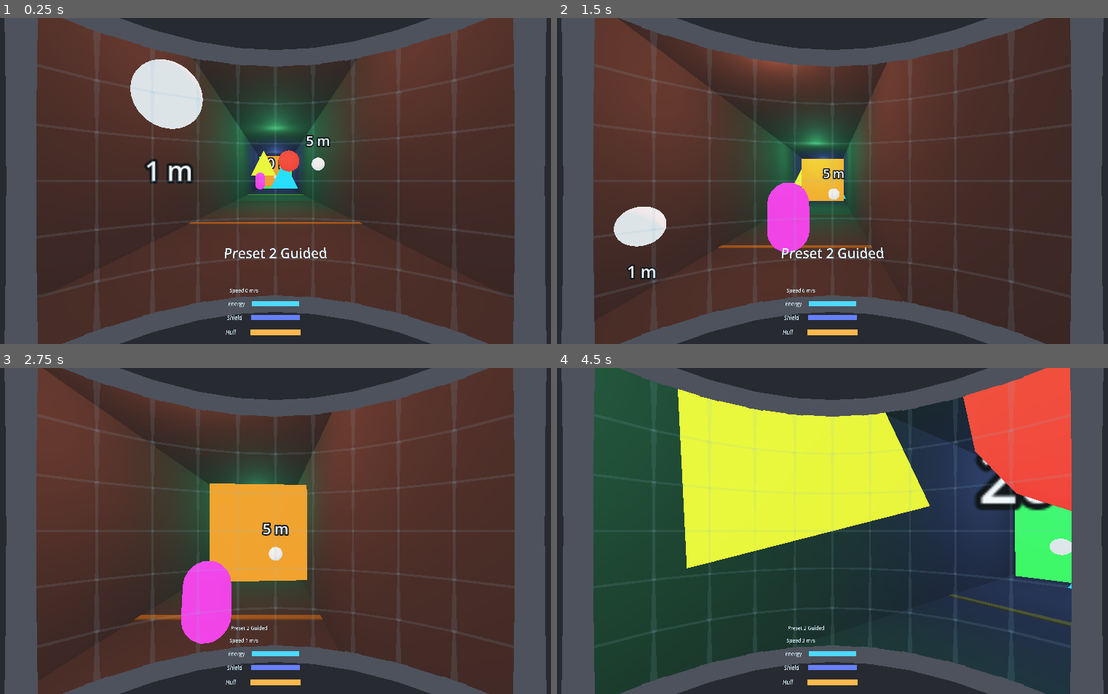
Above: before the commit, frames 1-4 (two rows, left to right).
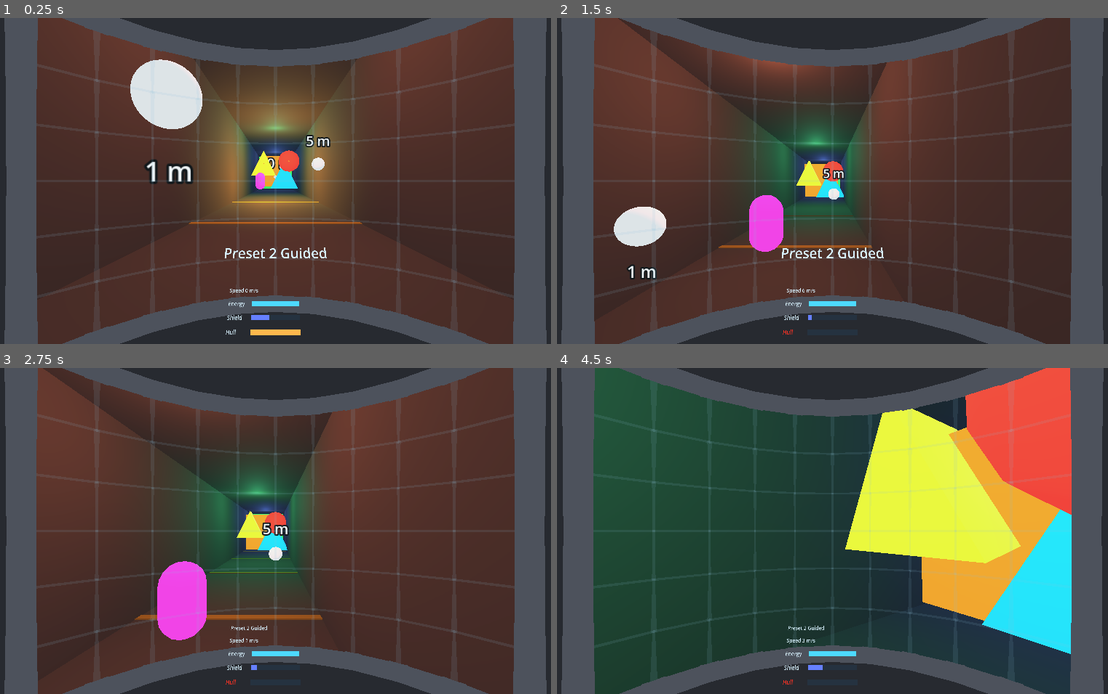
Above: after the commit, the same moments.

Repository: noless-zz/meltdown
Game: Godot game, scene res://main.tscn
Two runs of this game, one before a commit and one after it. Both use one fixed random seed, a clock stepped at 60 frames per second and the inputs below.
Inputs (mouse positions are in pixels of both pictures, inside the frame that each line leads up to):
- Up to frame 1 (0.25 s): no input
- Up to frame 2 (1.5 s): move the mouse to (959, 164) at 0.52 s; hold D 0.53-1.28 s; tap R at 0.6 s; click (959, 164) at 0.67 s; tap Space at 0.77 s; move the mouse to (716, 197) at 1.27 s; hold S from 1.28 s (still down); tap E at 1.35 s
- Up to frame 3 (2.75 s): tap Space at 1.52 s; move the mouse to (336, 459) at 2.02 s; release S at 2.03 s; hold D from 2.03 s (still down); tap Shift at 2.1 s
- Up to frame 4 (4.5 s): move the mouse to (804, 596) at 2.77 s; release D at 2.78 s; hold W 2.78-3.53 s; tap Z at 2.85 s; click (804, 596) at 2.92 s; tap Space at 3.02, 3.77 s; move the mouse to (1008, 579) at 3.52 s; hold Left from 3.53 s (still down); tap Tab at 3.6 s; move the mouse to (656, 482) at 4.27 s; tap F at 4.35 s

The runs differ from the first frame. In frame 1, 9.5% of the frame differs, in the area x 23-64%, y 12-93%; in frame 2, 2.6%; in frame 3, 7.1%; in frame 4, 30%, in the area x 21-94%, y 6-98%.

Commit message:
Arm the main scene's robots with their data-file weapons (#269)
The main scene spawned its robots unarmed, so nothing shot back in the
headset. load_spawns now resolves each robot type's weapon file through
RobotDef.weapon_path() and hands it to the spawn, which already carries it
into Sim.spawn_robot and the replay (#266). A missing or broken weapon file
only disarms the robots that fire it, so one bad file cannot empty a level.

The file reading moves into SpawnLoader to keep local_session.gd under the
300-line limit. The preset-3 shake test disarms the robots because their
hits would restart the shake it waits to settle.

Co-Authored-By: Claude Opus 5.5 <noreply@anthropic.com>
Claude-Session: https://claude.ai/code/session_01Hhhk3zdyL5bH3tDfAE8RCX

Diff:
--- a/game/net/local_session.gd
+++ b/game/net/local_session.gd
@@ -160,28 +160,13 @@
 	return tuning
 
 
-## Reads a level's robot spawn file and the robot types it names from
-## `robot_dir`. Returns an empty list, after printing why, when any of them is
-## missing or rejected: a level with some robots silently missing would hide
-## which file broke.
-static func load_spawns(path: String, robot_dir: String = ROBOT_DIR) -> Array[RobotSpawn]:
-	var none: Array[RobotSpawn] = []
-	if not FileAccess.file_exists(path):
-		print("Meltdown: robot spawns %s rejected (file not found); no robots" % path)
-		return none
-	var list: RobotSpawnList = RobotSpawnList.parse_json(FileAccess.get_file_as_string(path))
-	var problem: String = list.error
-	if problem == "":
-		var texts: Dictionary = {}
-		for id: String in list.ids():
-			var robot_path: String = robot_dir.path_join(id + ".json")
-			if FileAccess.file_exists(robot_path):
-				texts[id] = FileAccess.get_file_as_string(robot_path)
-		problem = list.resolve(texts)
-	if problem != "":
-		print("Meltdown: robot spawns %s rejected (%s); no robots" % [path, problem])
-		return none
-	return list.spawns
+## Reads a level's robot spawn file, the robot types it names from
+## `robot_dir` and each type's weapon from `weapon_dir`; see
+## `SpawnLoader.load_spawns`. The robots are spawned armed, so the main scene's
+## robots shoot back (CMB-2, #269).
+static func load_spawns(path: String, robot_dir: String = ROBOT_DIR,
+		weapon_dir: String = WEAPON_DIR) -> Array[RobotSpawn]:
+	return SpawnLoader.load_spawns(path, robot_dir, weapon_dir)
 
 
 ## The `SimEvent`s of every tick run by the latest `advance`, in order; empty
--- /dev/null
+++ b/game/net/spawn_loader.gd
@@ -0,0 +1,60 @@
+class_name SpawnLoader
+extends RefCounted
+
+## Reads a level's robot spawn file, the robot types it names and the weapon
+## each type fires, for `LocalSession.load_spawns`. Core opens no files
+## (ARC-1), so the reading happens here and core gets resolved definitions.
+## Kept out of `local_session.gd` so that file stays under its size limit.
+
+
+## The spawns in the file at `path`, with their types read from `robot_dir`
+## and their weapons from `weapon_dir`. Returns an empty list, after printing
+## why, when the spawn file or any robot type is missing or rejected: a level
+## with some robots silently missing would hide which file broke. A missing or
+## rejected weapon file only disarms the robots that fire it, after printing
+## why, since the level still makes sense with an unarmed robot (CMB-3, #269).
+static func load_spawns(path: String, robot_dir: String, weapon_dir: String) -> Array[RobotSpawn]:
+	var none: Array[RobotSpawn] = []
+	if not FileAccess.file_exists(path):
+		print("Meltdown: robot spawns %s rejected (file not found); no robots" % path)
+		return none
+	var list: RobotSpawnList = RobotSpawnList.parse_json(FileAccess.get_file_as_string(path))
+	var problem: String = list.error
+	if problem == "":
+		var texts: Dictionary = {}
+		for id: String in list.ids():
+			var robot_path: String = robot_dir.path_join(id + ".json")
+			if FileAccess.file_exists(robot_path):
+				texts[id] = FileAccess.get_file_as_string(robot_path)
+		problem = list.resolve(texts)
+	if problem != "":
+		print("Meltdown: robot spawns %s rejected (%s); no robots" % [path, problem])
+		return none
+	arm(list.spawns, weapon_dir)
+	return list.spawns
+
+
+## Gives each spawn the weapon its type names, read from `weapon_dir`. The
+## file name comes from `RobotDef.weapon_path()`, so the data folder can be
+## swapped in tests. Each file is read once; robots of one type share the
+## parsed weapon, as they share their `RobotDef`, since neither is changed
+## after it is read.
+static func arm(spawns: Array[RobotSpawn], weapon_dir: String) -> void:
+	var resolved: Dictionary[String, WeaponDef] = {}
+	var reported: Dictionary[String, bool] = {}
+	for spawn: RobotSpawn in spawns:
+		var weapon_path: String = weapon_dir.path_join(spawn.def.weapon_path().get_file())
+		if not resolved.has(weapon_path) and not reported.has(weapon_path):
+			var problem: String = ""
+			if not FileAccess.file_exists(weapon_path):
+				problem = "file not found"
+			else:
+				var weapon: WeaponDef = WeaponDef.parse_json(FileAccess.get_file_as_string(weapon_path))
+				problem = weapon.error
+				if problem == "":
+					resolved[weapon_path] = weapon
+			if problem != "":
+				reported[weapon_path] = true
+				print("Meltdown: weapon %s for robot type %s rejected (%s); it spawns unarmed"
+					% [weapon_path, spawn.id, problem])
+		spawn.weapon = resolved.get(weapon_path, null)
--- a/game/tests/test_main_hit_shake.gd
+++ b/game/tests/test_main_hit_shake.gd
@@ -93,6 +93,10 @@
 	if shake == null:
 		main.free()
 		return "the shipped hit-shake file was rejected"
+	# The main scene's robots shoot the ship from the start (#269); their hits
+	# would keep restarting the shake this test waits to settle.
+	for robot: RobotState in (main.get("session") as LocalSession).sim.robots:
+		robot.weapon = null
 	_dive(main)
 	var moved: bool = false
 	var frame: int = 0
--- /dev/null
+++ b/game/tests/test_main_robot_weapons.gd
@@ -0,0 +1,117 @@
+extends RefCounted
+
+## The main scene's robots are spawned with the weapons their data files name,
+## so they shoot back, and the session's replay reproduces being shot
+## (#269, CMB-2, CMB-3, ARC-4, MP-2).
+
+const SPAWN_FILE: String = "res://data/levels/test_tunnel_robots.json"
+const WEAPONS_DIR: String = "res://data/weapons"
+## A scratch weapon folder with one good, one broken and the rest missing.
+const PARTIAL_DIR: String = "user://test_main_robot_weapons"
+const TICKS: int = 120
+
+
+func _main_session() -> Array:
+	var main: Node = (load("res://main.tscn") as PackedScene).instantiate()
+	return [main, main.get("session")]
+
+
+func _robot_index(session: LocalSession, id: String) -> int:
+	for index: int in session.sim.robots.size():
+		if session.sim.robots[index].def.id == id:
+			return index
+	return -1
+
+
+func test_every_main_scene_robot_carries_its_data_file_weapon() -> String:
+	var parts: Array = _main_session()
+	var main: Node = parts[0]
+	var session: LocalSession = parts[1]
+	var problem: String = ""
+	for robot: RobotState in session.sim.robots:
+		var expected: String = WEAPONS_DIR.path_join(robot.def.weapon + ".json")
+		var want: WeaponDef = WeaponDef.parse_json(FileAccess.get_file_as_string(expected))
+		if robot.weapon == null:
+			problem = "%s spawned unarmed" % robot.def.id
+		elif robot.weapon.values_hash() != want.values_hash():
+			problem = "%s carries a weapon other than %s" % [robot.def.id, expected]
+		if problem != "":
+			break
+	main.free()
+	if session.sim.robots.size() != 6:
+		return "%d robots spawned, expected 6" % session.sim.robots.size()
+	return problem
+
+
+func test_the_drone_fires_at_the_ship_and_the_replay_reproduces_it() -> String:
+	var parts: Array = _main_session()
+	var main: Node = parts[0]
+	var session: LocalSession = parts[1]
+	var drone: int = _robot_index(session, "drone")
+	if drone < 0:
+		main.free()
+		return "no drone in the main scene"
+	# The ship holds still at the start, about 16 m from the drone and in
+	# front of it, well inside the pulse cannon's 180 m.
+	var distance: float = session.sim.robots[drone].position.distance_to(session.sim.ships[0].position)
+	var range_m: float = session.sim.robots[drone].weapon_range()
+	var start_defence: float = session.sim.ships[0].shield + session.sim.ships[0].hull
+	var fired_at: int = -1
+	for tick: int in TICKS:
+		session.advance(ShipState.TICK_DT)
+		for projectile: Projectile in session.sim.projectiles:
+			if fired_at < 0 and projectile.owner_index == Projectile.robot_owner(drone):
+				fired_at = session.sim.tick
+	var end_defence: float = session.sim.ships[0].shield + session.sim.ships[0].hull
+	var live_hash: int = session.sim.state_hash()
+	var text: String = session.replay.to_text()
+	var ticks: int = session.sim.tick
+	main.free()
+	if distance > range_m:
+		return "the ship starts %s m from the drone, out of its %s m range" % [distance, range_m]
+	if ticks != TICKS:
+		return "%d frames ran %d ticks" % [TICKS, ticks]
+	if fired_at < 0:
+		return "the drone never fired in %d ticks" % TICKS
+	if end_defence >= start_defence:
+		return "the robots' shots never hit the ship"
+	var reread: Replay = Replay.from_text(text)
+	if reread.error != "":
+		return "the saved replay does not read back: %s" % reread.error
+	for spawn: RobotSpawn in reread.robots:
+		if spawn.weapon == null:
+			return "the replay records %s unarmed" % spawn.id
+	var replayed: Sim = reread.run()
+	if replayed == null:
+		return reread.run_error
+	if replayed.state_hash() != live_hash:
+		return "the replay ends on %d, the session on %d" % [replayed.state_hash(), live_hash]
+	# Without the weapons the run must end differently, or this proves nothing.
+	for spawn: RobotSpawn in reread.robots:
+		spawn.weapon = null
+	if reread.run().state_hash() == live_hash:
+		return "the run ends the same with every robot unarmed"
+	return ""
+
+
+func test_a_missing_or_broken_weapon_file_disarms_only_its_robots() -> String:
+	DirAccess.make_dir_recursive_absolute(PARTIAL_DIR)
+	for file: String in DirAccess.get_files_at(PARTIAL_DIR):
+		DirAccess.remove_absolute(PARTIAL_DIR.path_join(file))
+	var good: FileAccess = FileAccess.open(PARTIAL_DIR.path_join("pulse_cannon.json"), FileAccess.WRITE)
+	good.store_string(FileAccess.get_file_as_string(WEAPONS_DIR.path_join("pulse_cannon.json")))
+	good.close()
+	var broken: FileAccess = FileAccess.open(PARTIAL_DIR.path_join("arc_lance.json"), FileAccess.WRITE)
+	broken.store_string("{\"damage\": ")
+	broken.close()
+	var spawns: Array[RobotSpawn] = LocalSession.load_spawns(SPAWN_FILE, LocalSession.ROBOT_DIR, PARTIAL_DIR)
+	if spawns.size() != 6:
+		return "%d robots loaded, expected all 6" % spawns.size()
+	for spawn: RobotSpawn in spawns:
+		var armed: bool = spawn.weapon != null
+		if armed != (spawn.def.weapon == "pulse_cannon"):
+			return "%s (fires %s) loaded %s" % [spawn.id, spawn.def.weapon, "armed" if armed else "unarmed"]
+	var session: LocalSession = LocalSession.new(0, null, null, null, spawns)
+	if session.sim.robots.size() != 6:
+		return "the session spawned %d of 6 robots" % session.sim.robots.size()
+	return ""
Not shown, added: game/net/spawn_loader.gd.uid
Not shown, added: game/tests/test_main_robot_weapons.gd.uid
Not shown, added: docs/devlog/2026-11-16-1931-builder-issue-269.md
